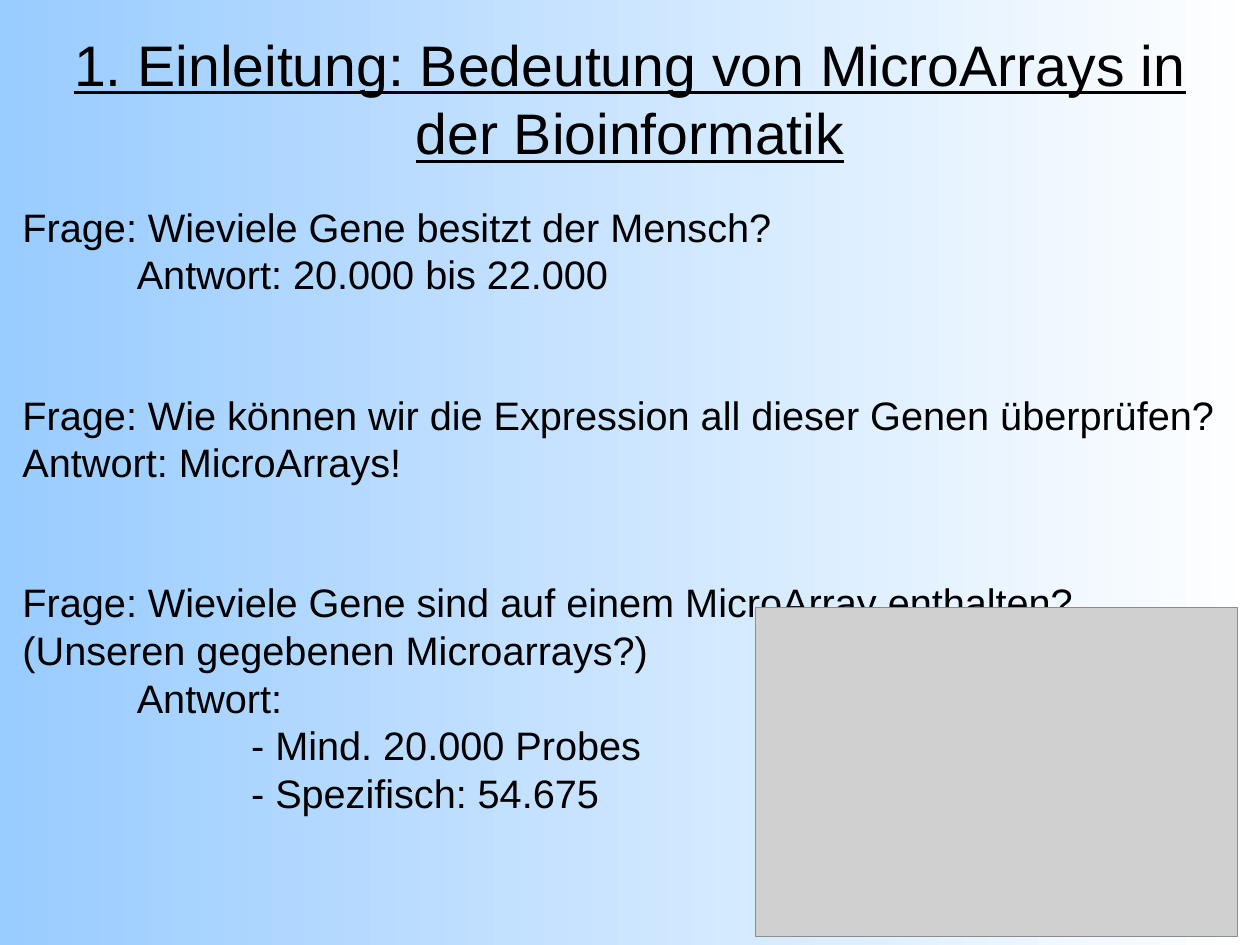
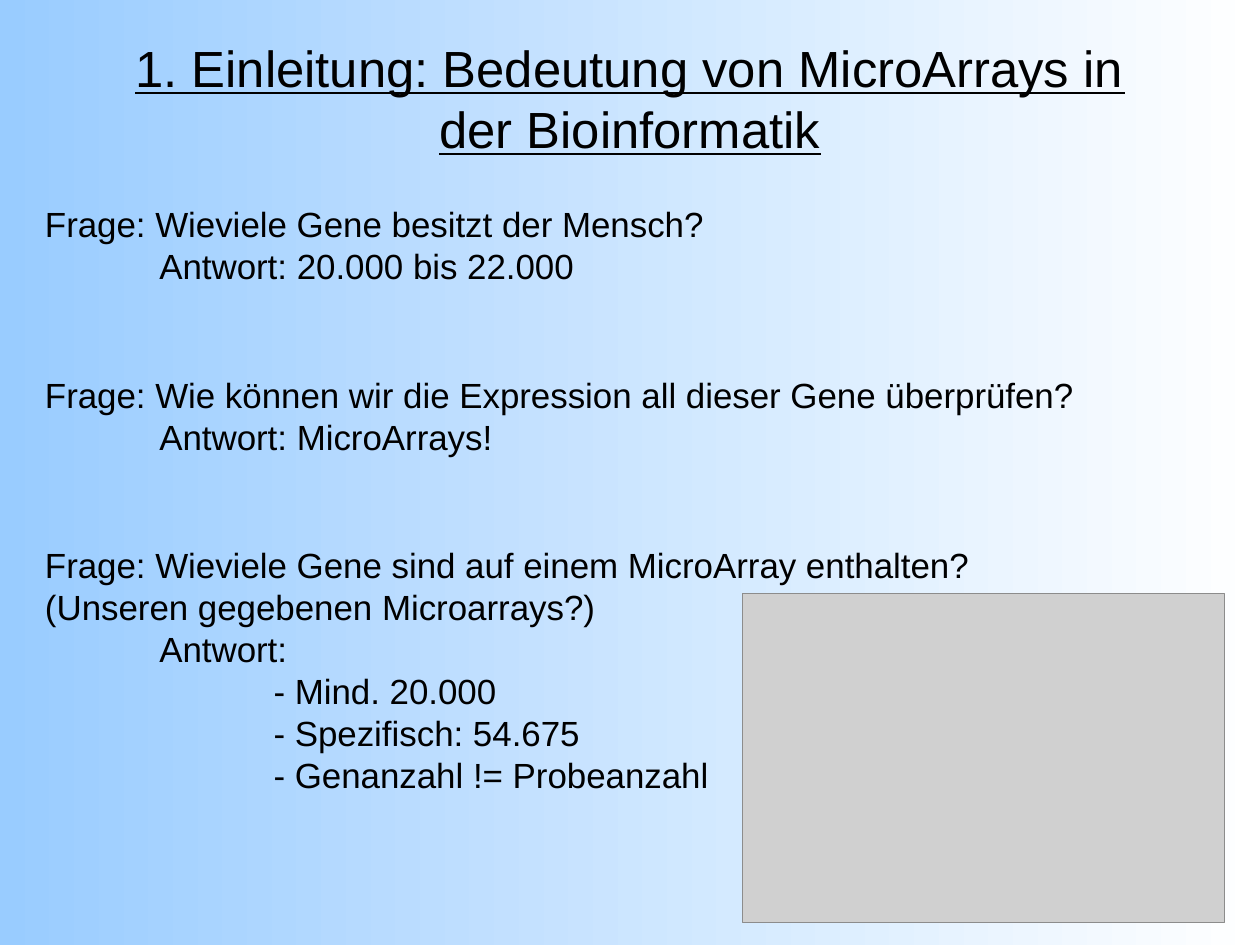
Before and after one commit to emmkey/GenEx, a slide deck: slide 3 of W1 Praesentation.odp. Drawn at 1260x945 pixels with LibreOffice and Linux fonts; fonts in the diff are those of the drawing; grey boxes stand for pictures. Boxes give left, top, right and bottom in pixels: in the first picture for what was removed or moved away, otherwise in the second. Text is boxed around its words. In the diff, an @@ line names an element or a change of style, - is before the commit and + after.

```diff
--- a/W1 Praesentation.odp
+++ b/W1 Praesentation.odp
@@ title "1. Einleitung: Bedeutung von MicroArrays ..." at box(135, 50, 1123, 155): size 36 to 32 pt @@
@@ text "Frage: Wieviele Gene besitzt der ...": place and size @@
-text "Frage: Wieviele Gene besitzt der ..." at box(22, 213, 1214, 815)
+text "Frage: Wieviele Gene besitzt der ..." at box(45, 211, 1073, 789)
@@ text at box(45, 211, 703, 280): size 25 to 22 pt in "Frage: Wieviele Gene besitzt der Mensch? Antwort: ..." @@
@@ text at box(45, 382, 1073, 789): text changed; size 25 to 22 pt @@
-Frage: Wie können wir die Expression all dieser Genen überprüfen? Antwort: MicroArrays!
-Frage: Wieviele Gene sind auf einem MicroArray enthalten?
-(Unseren gegebenen Microarrays?)
-Antwort:
-- Mind. 20.000 Probes
-- Spezifisch: 54.675
+Frage: Wie können wir die Expression all dieser Gene überprüfen? Antwort: MicroArrays!
+Frage: Wieviele Gene sind auf einem MicroArray enthalten?
+(Unseren gegebenen Microarrays?)
+Antwort:
+- Mind. 20.000
+- Spezifisch: 54.675
+- Genanzahl != Probeanzahl
@@ picture: place and size @@
-picture at box(756, 607, 1238, 936)
+picture at box(743, 593, 1226, 923)
```
Also in this commit, not shown: 11 other slides changed, 2 slides added.
